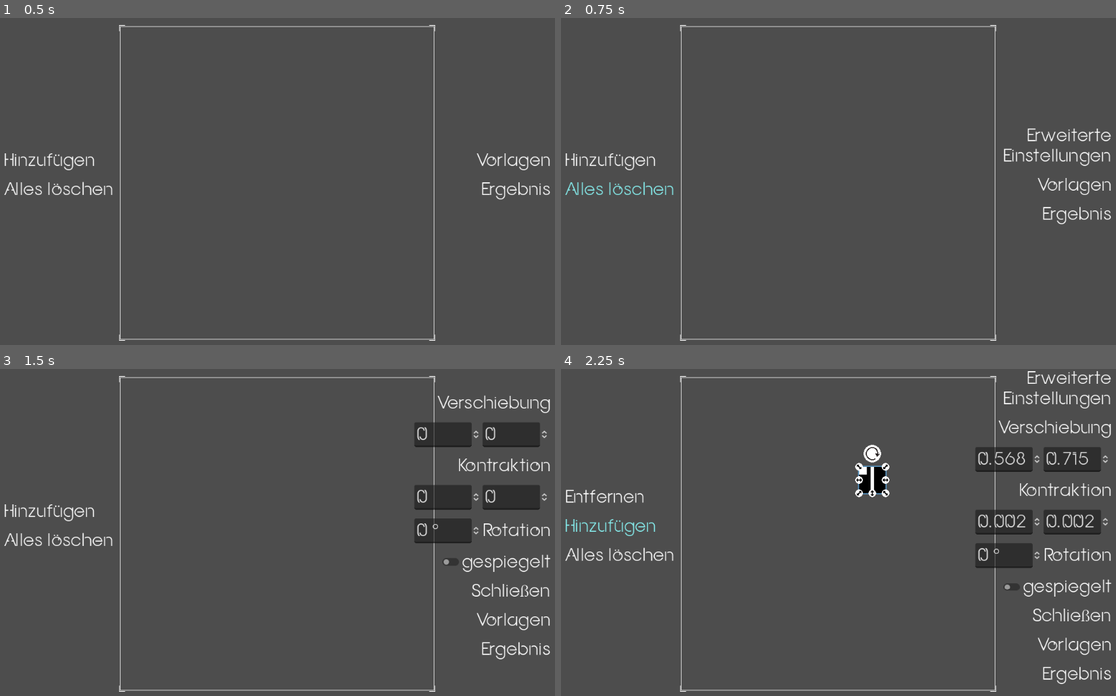
Above: before the commit, frames 1-4 (two rows, left to right).
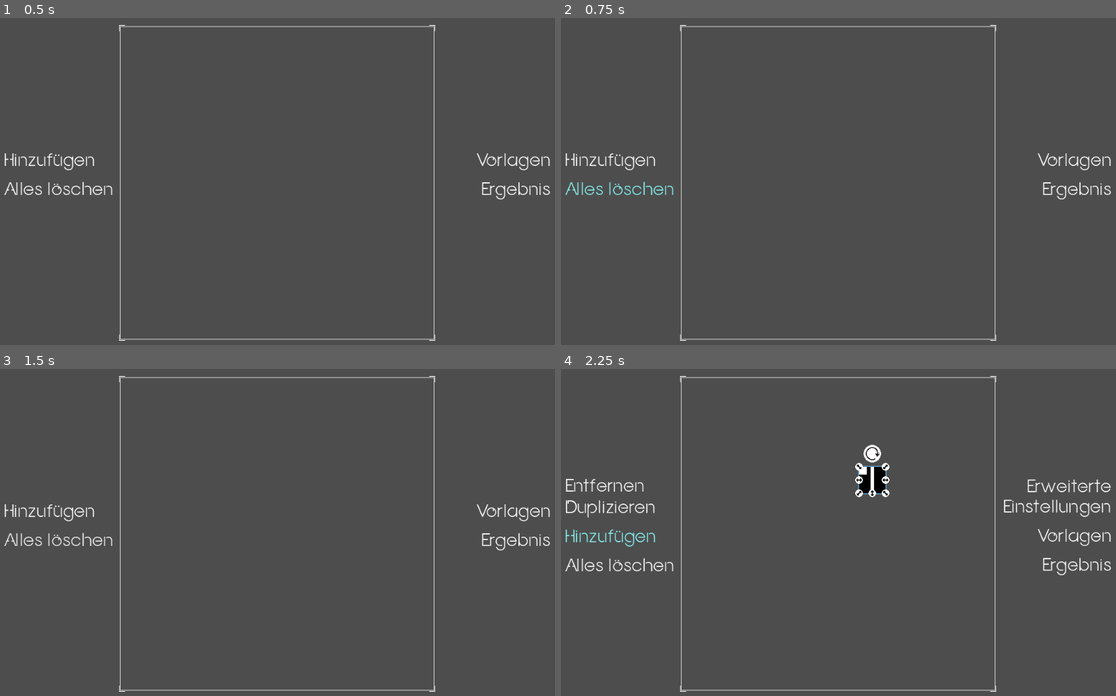
Above: after the commit, the same moments.

Repository: Anomasie/Fractals
Game: Godot game, scene res://scenes/GUI.tscn
Two runs of this game, one before a commit and one after it. Both use one fixed random seed, a clock stepped at 60 frames per second and the inputs below.
Inputs (mouse positions are in pixels of both pictures, inside the frame that each line leads up to):
- Up to frame 1 (0.5 s): no input
- Up to frame 2 (0.75 s): click "Alles löschen" at 0.5 s
- Up to frame 3 (1.5 s): click (493, 496) at 1.25 s, where only the run before the commit has a clickable "Erweiterte Einstellungen"
- Up to frame 4 (2.25 s): click "Hinzufügen" at 2 s

Frame 1 is identical in both runs. In frame 2, 1.1% of the frame differs, in the area x 79-100%, y 33-64%; in frame 3, 5.6%; in frame 4, 7.8%, in the area x 0-100%, y 0-97%.
Error before the commit: Invalid call. Nonexistent function 'get_contraction' in base 'Nil'. (res://scenes/PlaygroundUI.gd:128)

Commit message:
added mirroring (but there are bugs now) (new ones I mean)

Diff:
--- a/scenes/AdvancedOptions.gd
+++ b/scenes/AdvancedOptions.gd
@@ -25,12 +25,25 @@
 		value_changed.emit()
 
 func load_ui(contraction):
+	# do not emit value_changed
 	disabled = true
+	# contraction
+	ContractX.value = contraction.contract.x
+	ContractY.value = contraction.contract.y
+	# translation
 	TranslationX.value = contraction.translation.x
 	TranslationY.value = 1 - contraction.translation.y
-	ContractX.value = contraction.contract.x
-	ContractY.value = contraction.contract.y
-	# see below
+	## if mirrored: anchor is top-right, not top-left
+	if Mirror.button_pressed:
+		var vec_to_right = Vector2(contraction.contract.x, 0).rotated(contraction.rotation)
+		print(vec_to_right)
+		TranslationX.value += vec_to_right.x
+		TranslationY.value += 1 - vec_to_right.y
+	# rotation
+	## godot rotation: 2pi-scaled
+	### and clock-wise!?!
+	## user-friendly rotation: 360°-scaled
+	### and counter-clock-wise
 	if contraction.rotation == 0: # otherwise, weird rounding errors occur
 		Rotation.value = 0
 	else:
@@ -41,22 +54,29 @@
 			else:
 				rot_value -= 360
 		Rotation.value = rot_value
+	# mirroring
 	Mirror.button_pressed = contraction.mirrored
+	# enable value_changed
 	disabled = false
 
 func read_ui():
 	var contraction = Contraction.new()
-	# godot translation: anchor top-left
-	# user-friendly translation: anchor bottom-left
+	# contraction
+	contraction.contract = Vector2(ContractX.value, ContractY.value)
+	# rotation
+	contraction.rotation = 2 * PI - Rotation.value / 360 * 2 * PI
+	# translation
+	## godot translation: anchor top-left
+	## user-friendly translation: anchor bottom-left
 	contraction.translation = Vector2(TranslationX.value, 1 - TranslationY.value)
-	contraction.contract = Vector2(ContractX.value, ContractY.value)
-	# godot rotation: 2pi-scaled
-	## and clock-wise!?!
-	# user-friendly rotation: 360°-scaled
-	## and counter-clock-wise
-	contraction.rotation = 2 * PI - Rotation.value / 360 * 2 * PI
+	## if mirrored: anchor is top-right, not top-left
+	if Mirror.button_pressed:
+		var vec_to_right = Vector2(contraction.contract.x, 0).rotated(contraction.rotation)
+		print(vec_to_right)
+		contraction.translation -= vec_to_right
+	# mirroring
 	contraction.mirrored = Mirror.button_pressed
-	# the color will be added by PlaygroundUI
+	# color will be added by PlaygroundUI
 	return contraction
 
 func _on_close_button_pressed():
--- a/scenes/AdvancedOptions.tscn
+++ b/scenes/AdvancedOptions.tscn
@@ -56,7 +56,6 @@
 layout_mode = 2
 size_flags_horizontal = 3
 max_value = 360.0
-step = 0.001
 page = 1.0
 suffix = "°"
 
--- a/scenes/PlaygroundUI.gd
+++ b/scenes/PlaygroundUI.gd
@@ -67,8 +67,11 @@
 	ColorButton.hide()
 	ColorBar.hide()
 	# right
-	_on_advanced_options_close_me()
-	_on_presets_close_me()
+	AdvancedOptions.hide()
+	AdvancedButton.hide()
+	Presets.hide()
+	PresetsButton.show()
+	ResultButton.show()
 
 ## remove button
 
--- a/scenes/Rect.gd
+++ b/scenes/Rect.gd
@@ -118,7 +118,10 @@
 	rect_origin = self.position + (TextureContainer.position + TextureContainer.size/2).rotated(self.rotation)
 	focus_me.emit()
 
-# real functions
+# "important" functions
+
+func mirror():
+	Maske.flip_h = not Maske.flip_h
 
 func resize_rect(width, height, current_anchor=Vector2i(1,1)):
 	var old_size = self.size
@@ -178,6 +181,7 @@
 		self.Rect.size.y / Global.LOUPE.y
 	)
 	contraction.rotation = self.rotation
+	contraction.mirrored = Maske.flip_h
 	contraction.color = self.Rect.self_modulate
 	return contraction
 
@@ -200,6 +204,6 @@
 	# rotation
 	self.rotation = contr.rotation
 	# mirror
-
+	Maske.flip_h = contr.mirrored
 	# color
 	Rect.self_modulate = contr.color
--- a/scripts/contraction.gd
+++ b/scripts/contraction.gd
@@ -7,6 +7,7 @@
 var color = Color.BLACK
 
 func apply(p):
+	p = Vector2(1.0 - p.x, p.y) # mirror
 	p = Vector2(p.x * contract.x, p.y * contract.y) # scale
 	p = p.rotated(rotation) # rotate
 	p += translation # translate
